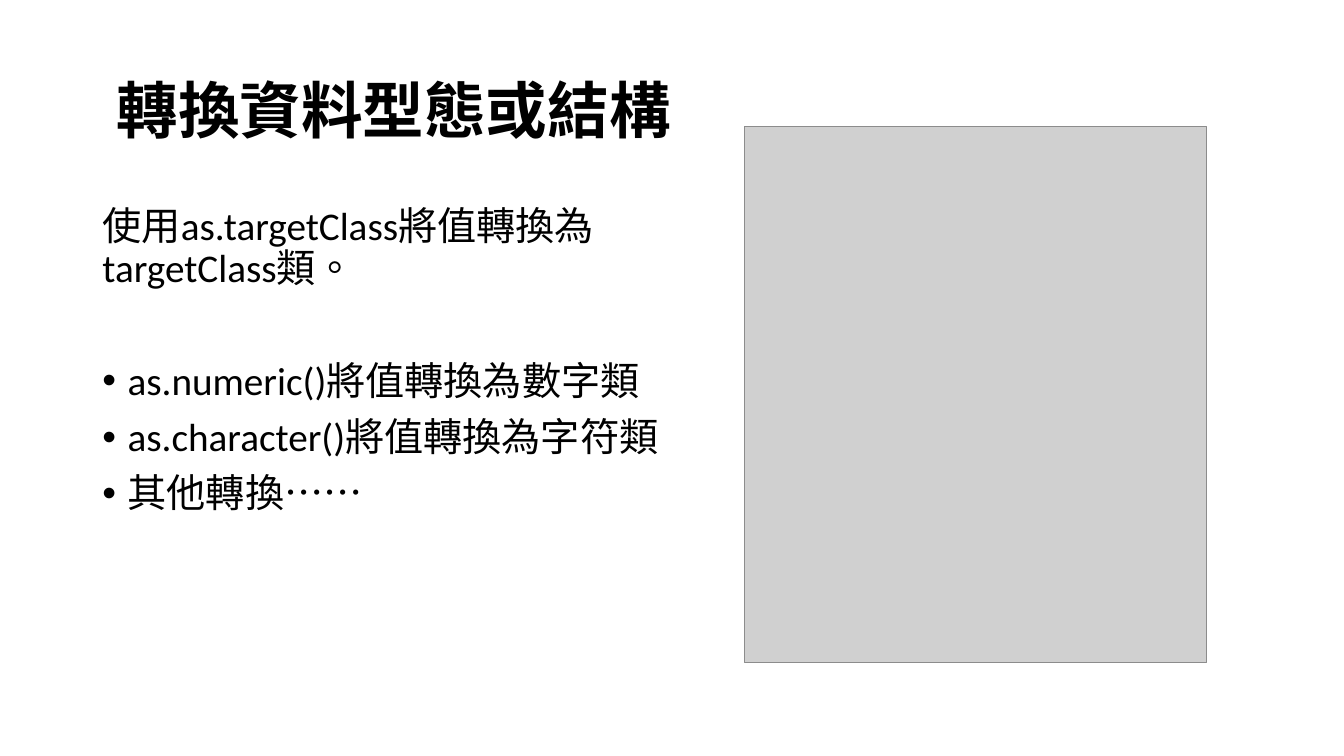
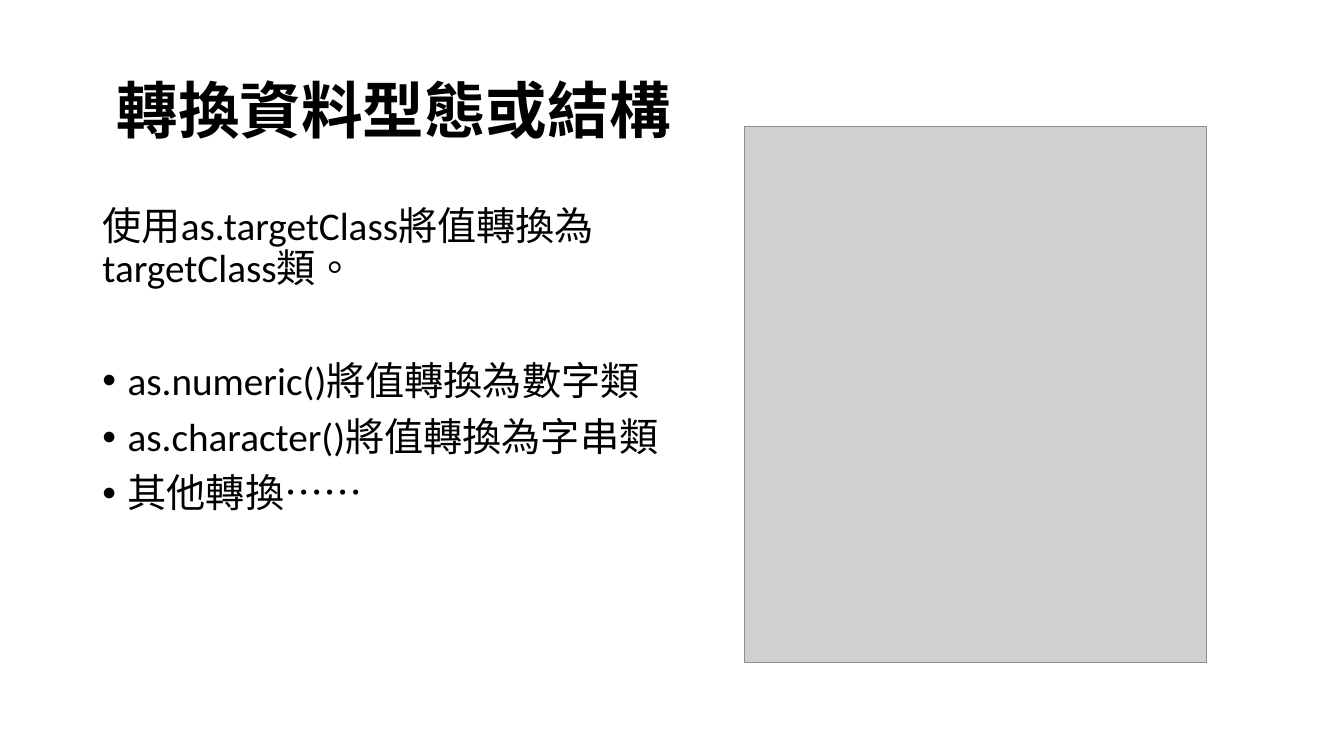
Before and after one commit to qbiexyz/R-for-NGO, a slide deck: slide 37 of ppt/基礎篇2_R語言的基礎概念.pptx (slide 35 before the commit). Drawn at 1344x756 pixels with LibreOffice and Linux fonts; fonts in the diff are those of the drawing; grey boxes stand for pictures. Boxes give left, top, right and bottom in pixels: in the first picture for what was removed or moved away, otherwise in the second. Text is boxed around its words. In the diff, an @@ line names an element or a change of style, - is before the commit and + after.

```diff
--- a/ppt/基礎篇2_R語言的基礎概念.pptx
+++ b/ppt/基礎篇2_R語言的基礎概念.pptx
@@ text at <box>128,418,659,457</box>: text changed @@
-• as.character()將值轉換為字符類
+• as.character()將值轉換為字串類
```
Also in this commit, not shown: 6 other slides changed, 2 slides added, 32 other files.
